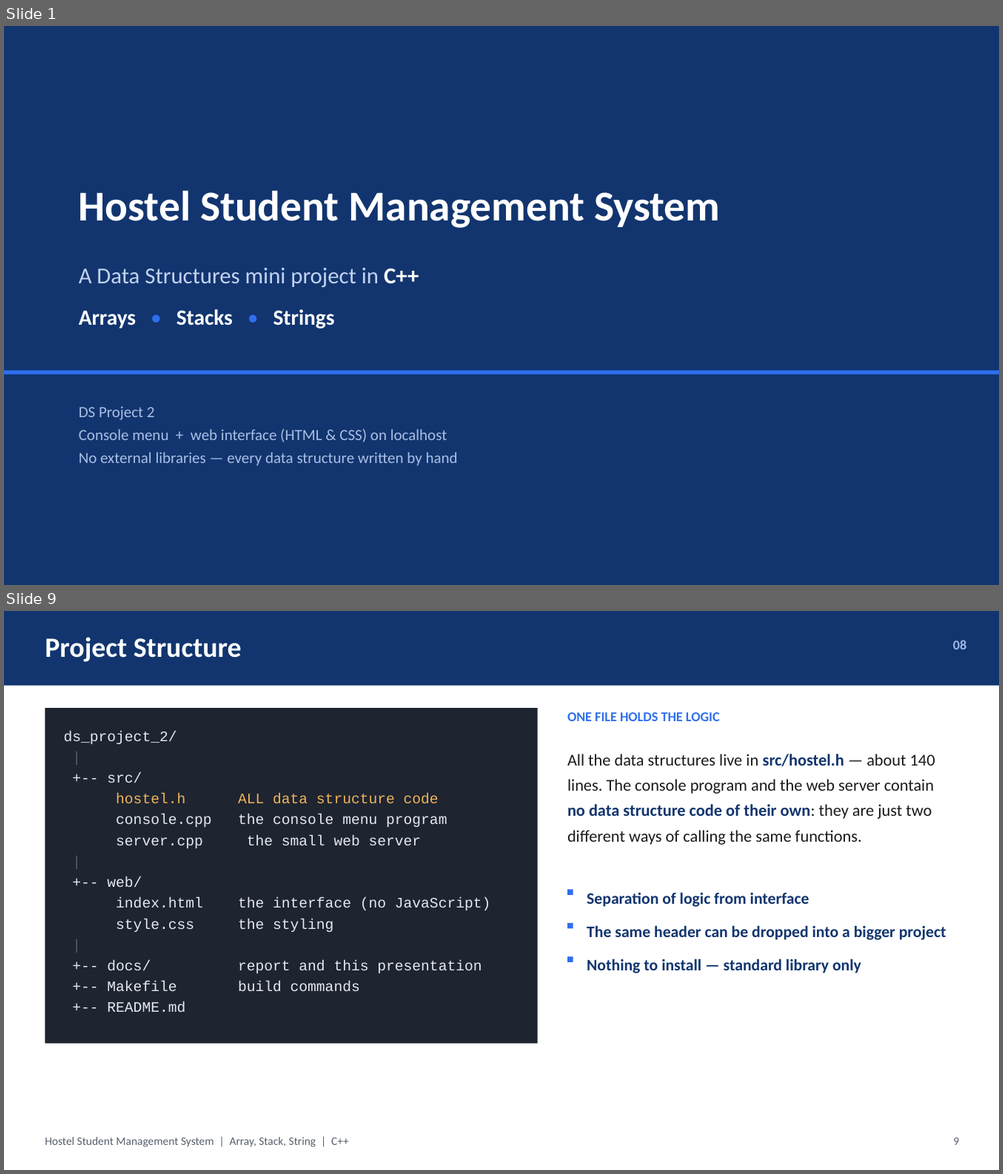
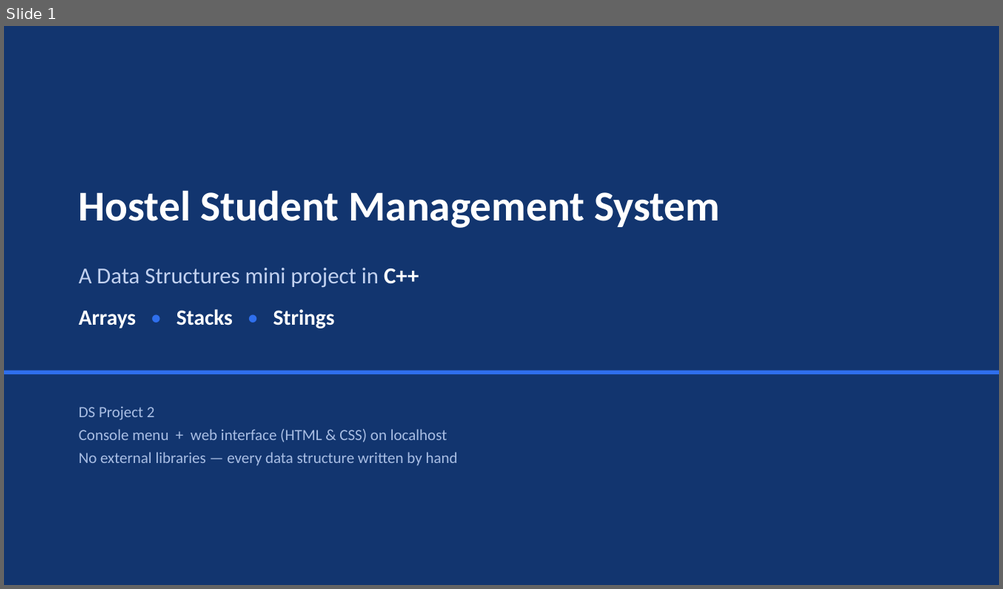
Before and after one commit to botvik155/apfa-data-structures, a slide deck: docs/DS_Project_2_Presentation.pptx. Shown one above the other, each under a label of ours: slides 1 and 9 before the commit, slide 1 after it; the slides between them are not shown. The pictures are 1003x1174 and 1003x589 pixels, drawn with LibreOffice and Linux fonts; fonts in the diff are those of the drawing. Boxes give left, top, right and bottom in pixels: in the first picture for what was removed or moved away, otherwise in the second. Text is boxed around its words. In the diff, an @@ line names an element or a change of style, - is before the commit and + after.

```diff
--- a/docs/DS_Project_2_Presentation.pptx
+++ b/docs/DS_Project_2_Presentation.pptx
@@ slide 9 removed at [4,611,999,1170], background #FFFFFF @@
@@ rectangle removed at [4,611,999,686] @@
@@ text removed at [45,637,242,662] @@
-Project Structure
@@ text removed at [953,640,966,649] @@
-08
@@ rectangle removed at [45,708,538,1044] @@
@@ text removed at [567,712,720,721] @@
-ONE FILE HOLDS THE LOGIC
@@ text removed at [64,731,490,992] @@
-ds_project_2/
-|
-+-- src/
-hostel.h ALL data structure code
-console.cpp the console menu program
-server.cpp the small web server
-|
-+-- web/
-index.html the interface (no JavaScript)
-style.css the styling
-|
-+-- docs/ report and this presentation
-+-- Makefile build commands
-+-- README.md
@@ text removed at [567,754,935,845] @@
-All the data structures live in src/hostel.h — about 140 lines. The console program and the web server contain no data structure code of their own: they are just two different ways of calling the same functions.
@@ rectangle removed at [567,889,572,894] @@
@@ text removed at [586,892,809,907] @@
-Separation of logic from interface
@@ rectangle removed at [567,923,572,929] @@
@@ text removed at [586,925,946,940] @@
-The same header can be dropped into a bigger project
@@ rectangle removed at [567,957,572,963] @@
@@ text removed at [586,959,861,974] @@
-Nothing to install — standard library only
@@ text removed at [45,1137,349,1147] @@
-Hostel Student Management System | Array, Stack, String | C++
@@ text removed at [953,1138,959,1145] @@
-9
```
Also in this commit, not shown: 6 slides changed, 1 slide added, 8 other slides removed, 3 other files.
